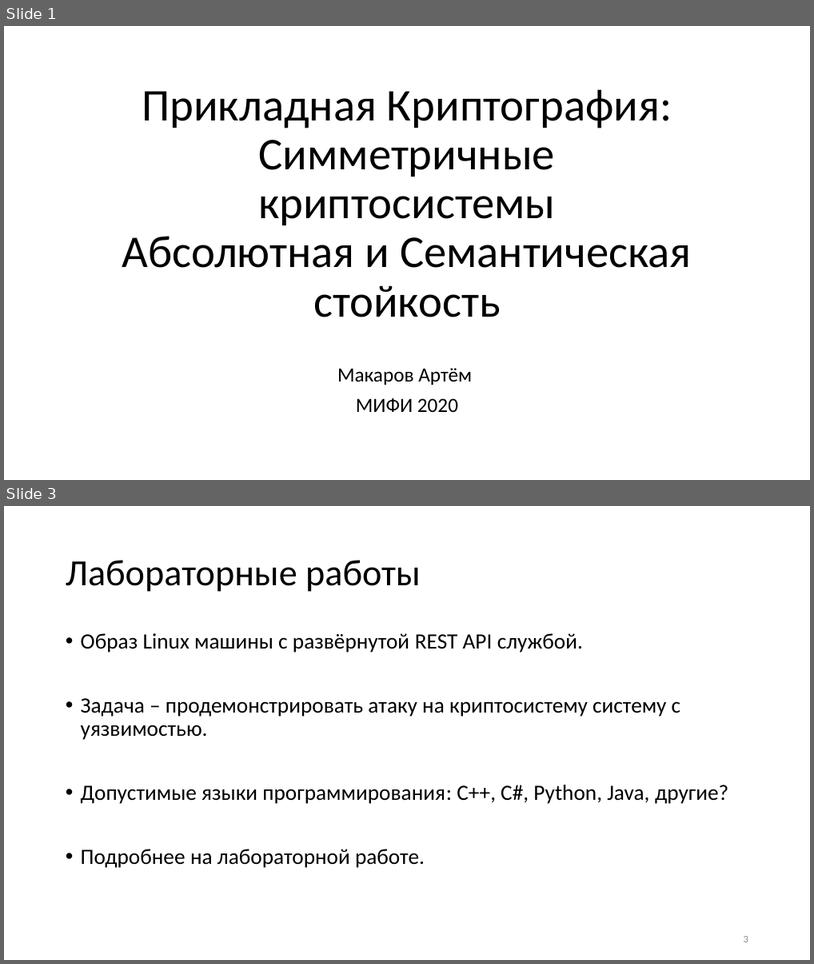
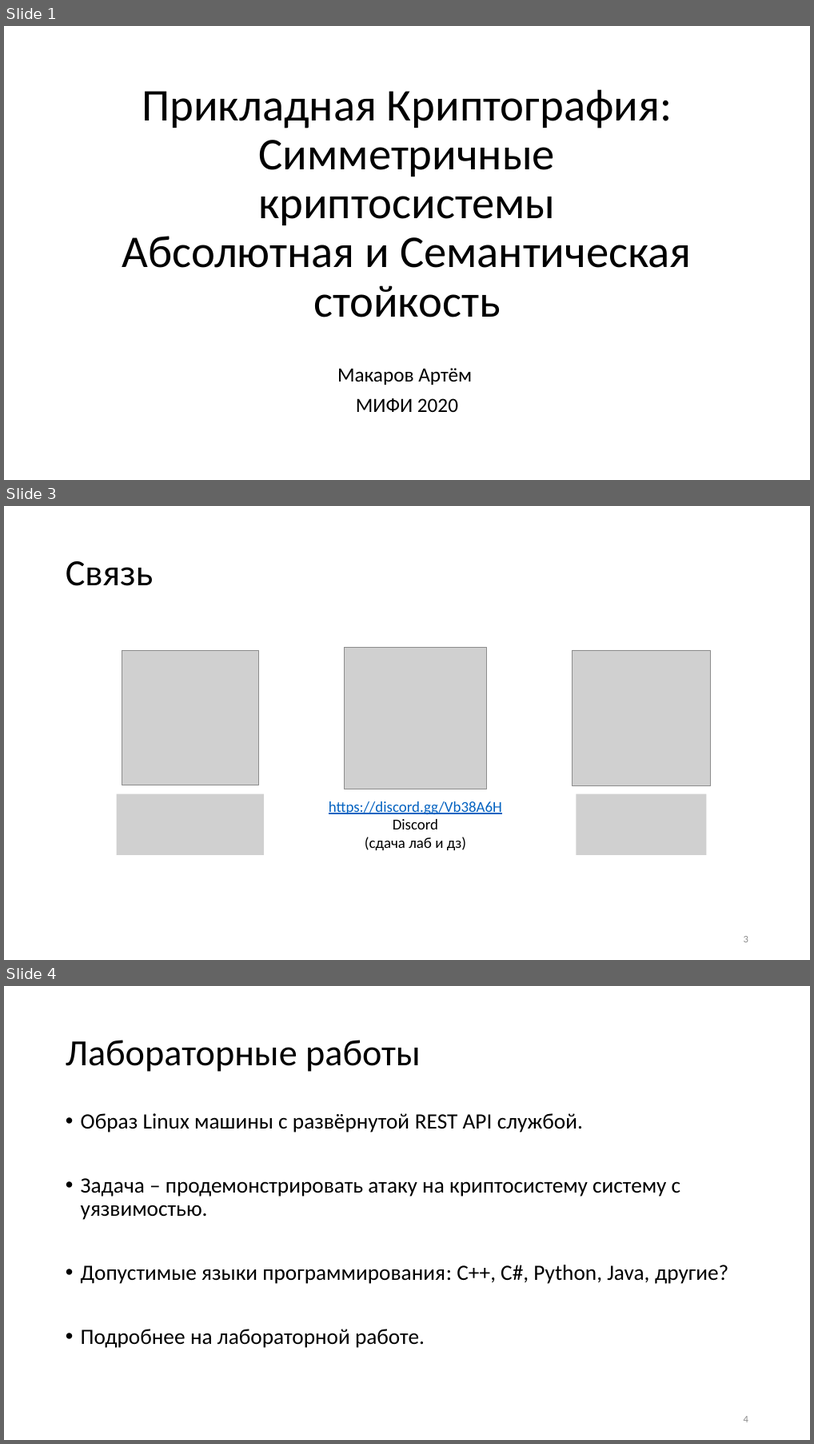
Before and after one commit to CryptoCourse/CryptoLectures, a slide deck: Lectures/Lecture1.pptx. Shown one above the other, each under a label of ours: slides 1 and 3 before the commit, slides 1, 3 and 4 after it; the slides between them are not shown. The pictures are 814x964 and 814x1444 pixels, drawn with LibreOffice and Linux fonts; fonts in the diff are those of the drawing; grey boxes stand for pictures. Boxes give left, top, right and bottom in pixels: in the first picture for what was removed or moved away, otherwise in the second. Text is boxed around its words. In the diff, an @@ line names an element or a change of style, - is before the commit and + after.

```diff
--- a/Lectures/Lecture1.pptx
+++ b/Lectures/Lecture1.pptx
@@ slide 3 added at <box>4,506,810,960</box>, background #FFFFFF @@
@@ title added at <box>66,561,153,586</box>, 44 pt, text #000000 @@
+Связь
@@ picture added at <box>345,647,486,788</box> @@
@@ picture added at <box>122,651,258,785</box> @@
@@ picture added at <box>573,650,710,785</box> @@
@@ picture added at <box>117,794,264,855</box> @@
@@ text added at <box>329,801,502,850</box>, 18 pt, text #0563C1, underline @@
+https://discord.gg/Vb38A6H
+Discord
+(сдача лаб и дз)
@@ picture added at <box>576,794,706,855</box> @@
@@ page number added at <box>744,936,749,942</box>, 12 pt, text #8C8C8C @@
+3
@@ what was slide 3 is now slide 4 @@
@@ page number at <box>744,1416,749,1422</box>: text changed @@
-3
+4
```
Also in this commit, not shown: 1 slide changed.
